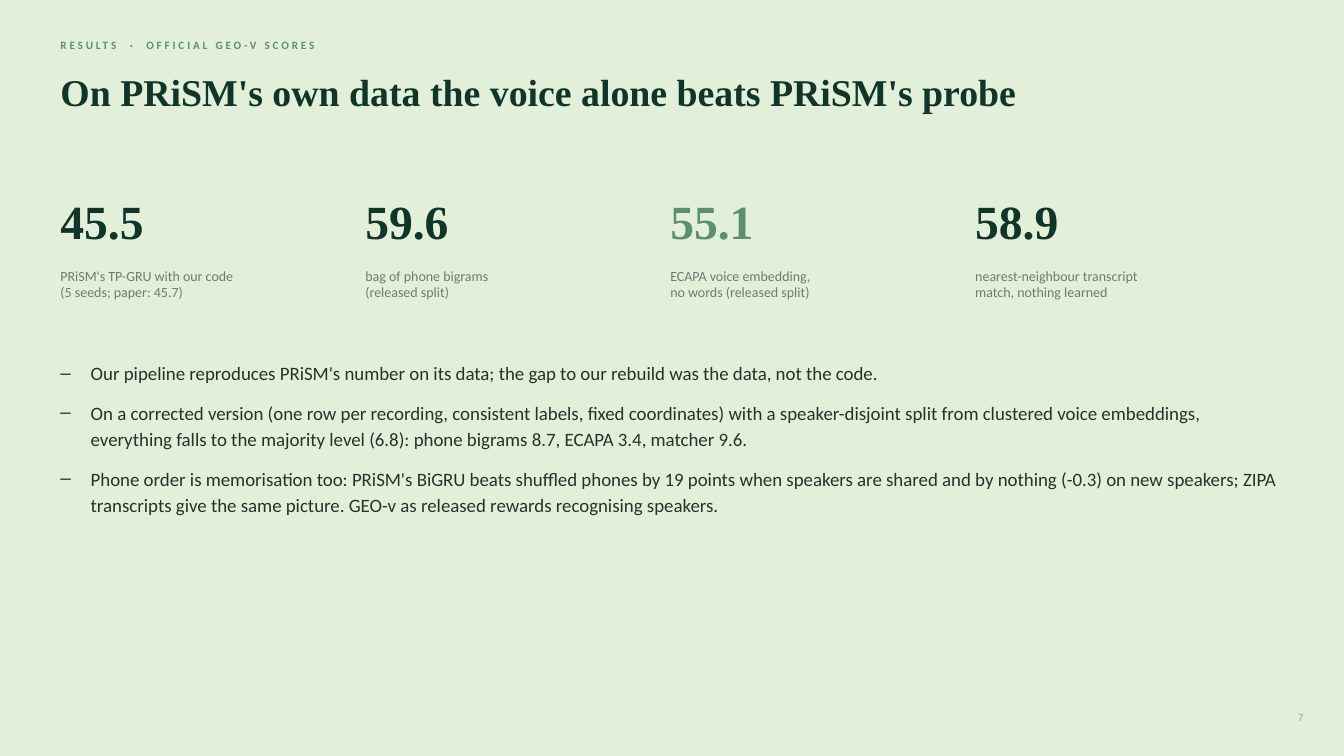
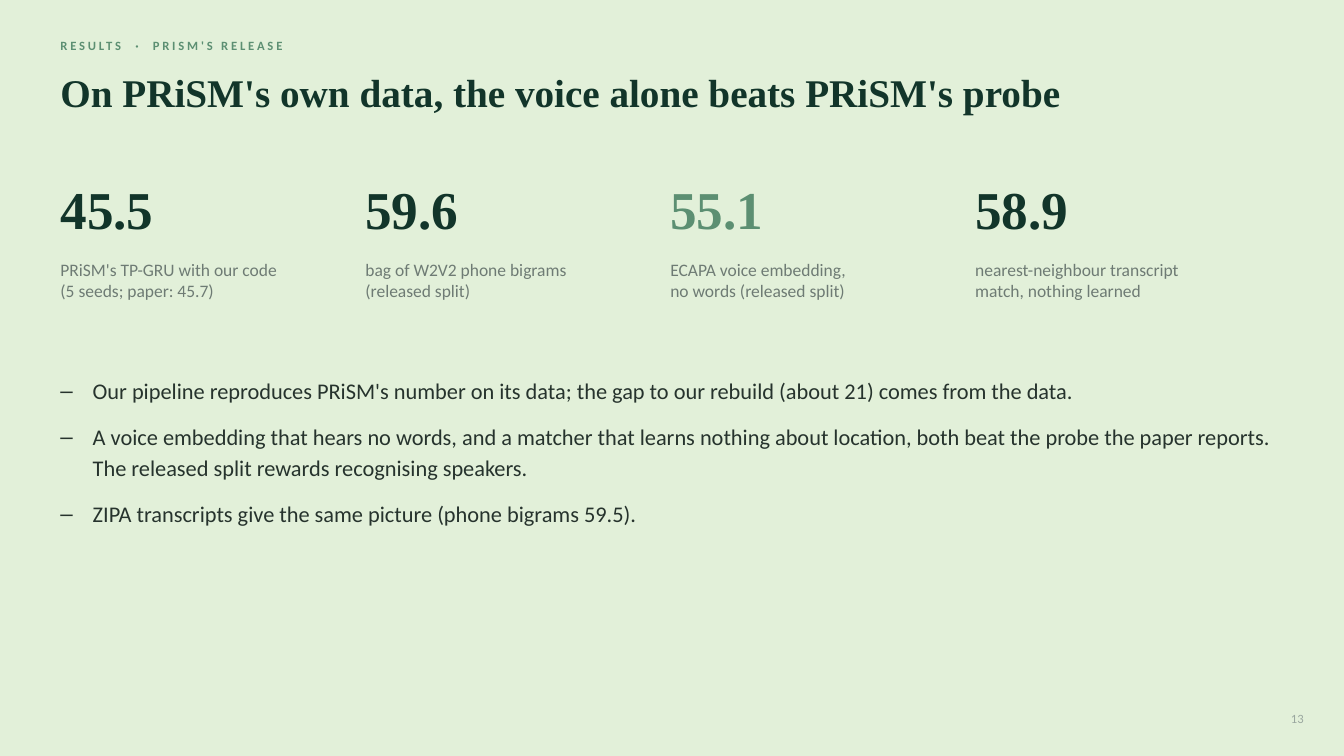
Before and after one commit to unignoramus11/sal-project, a slide deck: slide 13 of slides/mid/mid_evaluation.pptx (slide 7 before the commit). Drawn at 1344x756 pixels with LibreOffice and Linux fonts; fonts in the diff are those of the drawing. Boxes give left, top, right and bottom in pixels: in the first picture for what was removed or moved away, otherwise in the second. Text is boxed around its words. In the diff, an @@ line names an element or a change of style, - is before the commit and + after.

Commit message:
Rebuild the mid deck and add evaluation checks to the write-up

```diff
--- a/slides/mid/mid_evaluation.pptx
+++ b/slides/mid/mid_evaluation.pptx
@@ text at (153, 41, 282, 50): text changed; size 8 to 9 pt @@
-RESULTS · OFFICIAL GEO-V SCORES
+RESULTS · PRISM'S RELEASE
@@ text at (60, 79, 1060, 115): text changed; size 27 to 28 pt @@
-On PRiSM's own data the voice alone beats PRiSM's probe
+On PRiSM's own data, the voice alone beats PRiSM's probe
@@ 4 texts: place and size @@
-4 texts at (60, 207, 1058, 240)
+4 texts at (60, 193, 1068, 230)
@@ size 34 to 38 pt in 4 elements at (60, 194, 153, 230), (365, 193, 458, 230), (670, 194, 763, 230), (975, 193, 1068, 230) @@
@@ text "PRiSM's TP-GRU with our code ...": place and size @@
-text "PRiSM's TP-GRU with our code ..." at (60, 271, 233, 299)
+text "PRiSM's TP-GRU with our code ..." at (60, 264, 276, 300)
@@ text at (365, 264, 566, 300): text changed; size 10 to 12.5 pt @@
-bag of phone bigrams
-(released split)
+bag of W2V2 phone bigrams
+(released split)
@@ text "ECAPA voice embedding, no words ...": place and size @@
-text "ECAPA voice embedding, no words ..." at (670, 271, 811, 299)
+text "ECAPA voice embedding, no words ..." at (670, 264, 846, 300)
@@ size 10 to 12.5 pt in 3 elements at (60, 264, 276, 300), (670, 264, 846, 300), (975, 264, 1178, 300) @@
@@ text "nearest-neighbour transcript match, nothing learned": place and size @@
-text "nearest-neighbour transcript match, nothing learned" at (975, 271, 1138, 300)
+text "nearest-neighbour transcript match, nothing learned" at (975, 264, 1178, 300)
@@ text at (93, 383, 1270, 526): text changed; size 13.5 to 16 pt @@
-– Our pipeline reproduces PRiSM's number on its data; the gap to our rebuild was the data, not the code.
-– On a corrected version (one row per recording, consistent labels, fixed coordinates) with a speaker-disjoint split from clustered voice embeddings, everything falls to the majority level (6.8): phone bigrams 8.7, ECAPA 3.4, matcher 9.6.
-– Phone order is memorisation too: PRiSM's BiGRU beats shuffled phones by 19 points when speakers are shared and by nothing (-0.3) on new speakers; ZIPA transcripts give the same picture. GEO-v as released rewards recognising speakers.
+– Our pipeline reproduces PRiSM's number on its data; the gap to our rebuild (about 21) comes from the data.
+– A voice embedding that hears no words, and a matcher that learns nothing about location, both beat the probe the paper reports. The released split rewards recognising speakers.
+– ZIPA transcripts give the same picture (phone bigrams 59.5).
@@ text at (1291, 715, 1304, 723): text changed; size 8 to 9 pt @@
-7
+13
```
Also in this commit, not shown: 14 other slides changed, 6 slides added, 2 slides removed, 6 other files.
